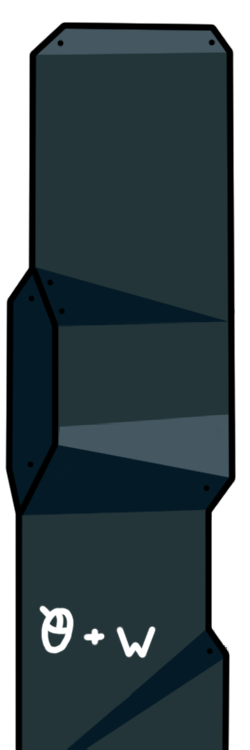
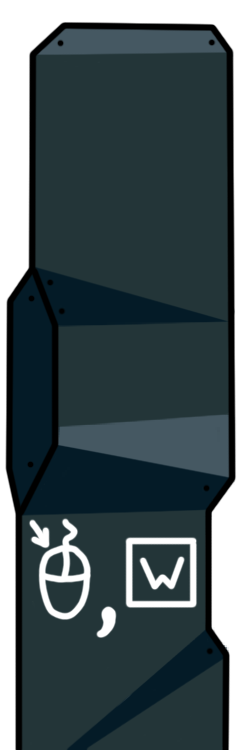
Layered file, before and after one edit (250 × 750). Changes by layer:
painted on "Linework" over box(28, 518, 198, 659)
